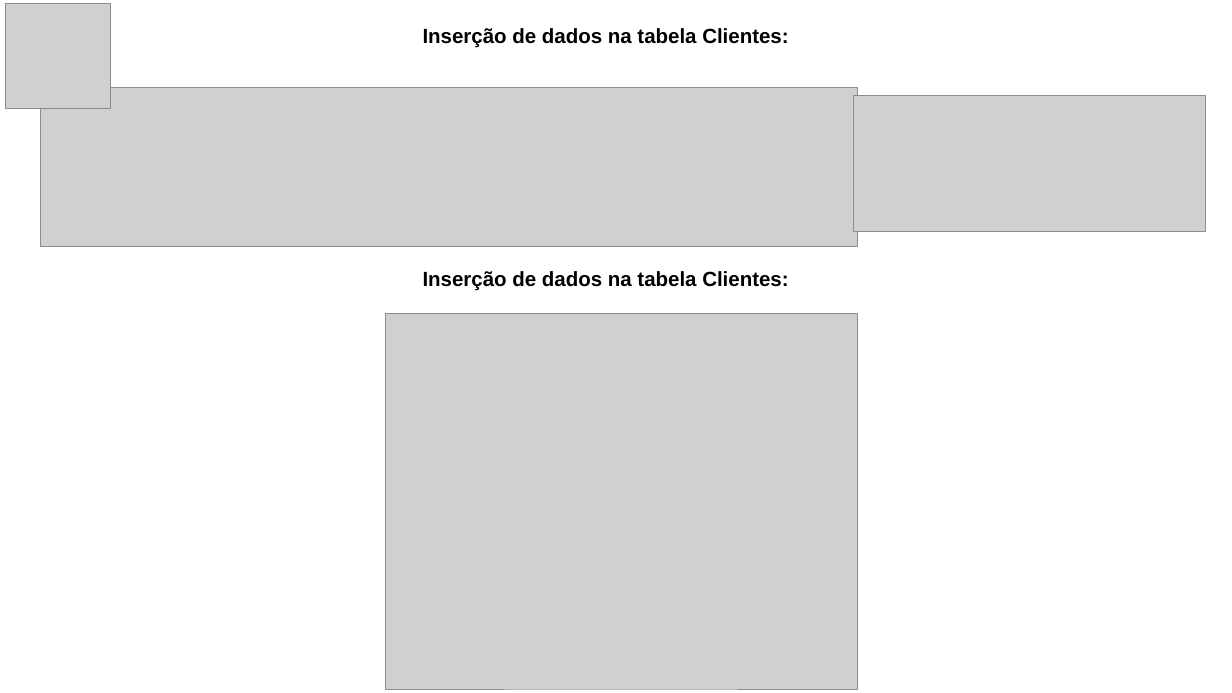
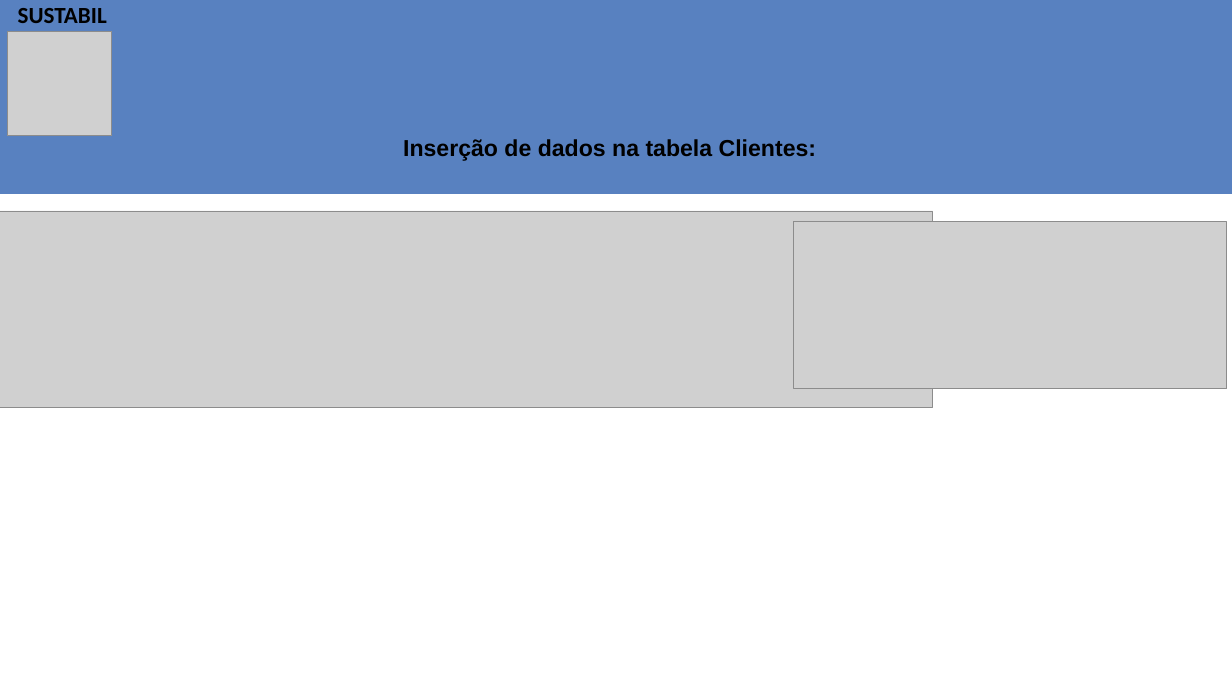
Before and after one commit to franklin-silva41/PROJETO-SENSOR-DE-UMIDADE, a slide deck: slide 15 of SUSTABIL - Apresentação real.pptx (slide 13 before the commit). Drawn at 1232x693 pixels with LibreOffice and Linux fonts; fonts in the diff are those of the drawing; grey boxes stand for pictures. Boxes give left, top, right and bottom in pixels: in the first picture for what was removed or moved away, otherwise in the second. Text is boxed around its words. In the diff, an @@ line names an element or a change of style, - is before the commit and + after.

```diff
--- a/SUSTABIL - Apresentação real.pptx
+++ b/SUSTABIL - Apresentação real.pptx
@@ rectangle added at bbox=[0, 0, 1232, 194], fill #5881C0, outline #5881C0 1 pt @@
@@ text added at bbox=[18, 8, 107, 23], 18 pt, text #000000, bold @@
+SUSTABIL
@@ picture: place and size @@
-picture at bbox=[6, 4, 110, 108]
+picture at bbox=[7, 31, 112, 136]
@@ text "Inserção de dados na tabela ...": place and size @@
-text "Inserção de dados na tabela ..." at bbox=[423, 28, 788, 48]
+text "Inserção de dados na tabela ..." at bbox=[403, 139, 816, 161]
@@ text "Inserção de dados na tabela ..." at bbox=[403, 139, 816, 161]: size 16 to 18 pt @@
@@ picture: place and size @@
-picture at bbox=[41, 88, 858, 248]
+picture at bbox=[0, 211, 933, 408]
@@ picture: place and size @@
-picture at bbox=[854, 96, 1206, 232]
+picture at bbox=[793, 222, 1226, 389]
@@ text removed at bbox=[423, 271, 788, 291] @@
-Inserção de dados na tabela Clientes:
@@ picture removed at bbox=[385, 313, 858, 689] @@
```
Also in this commit, not shown: 12 other slides changed, 6 slides added, 3 slides removed.
